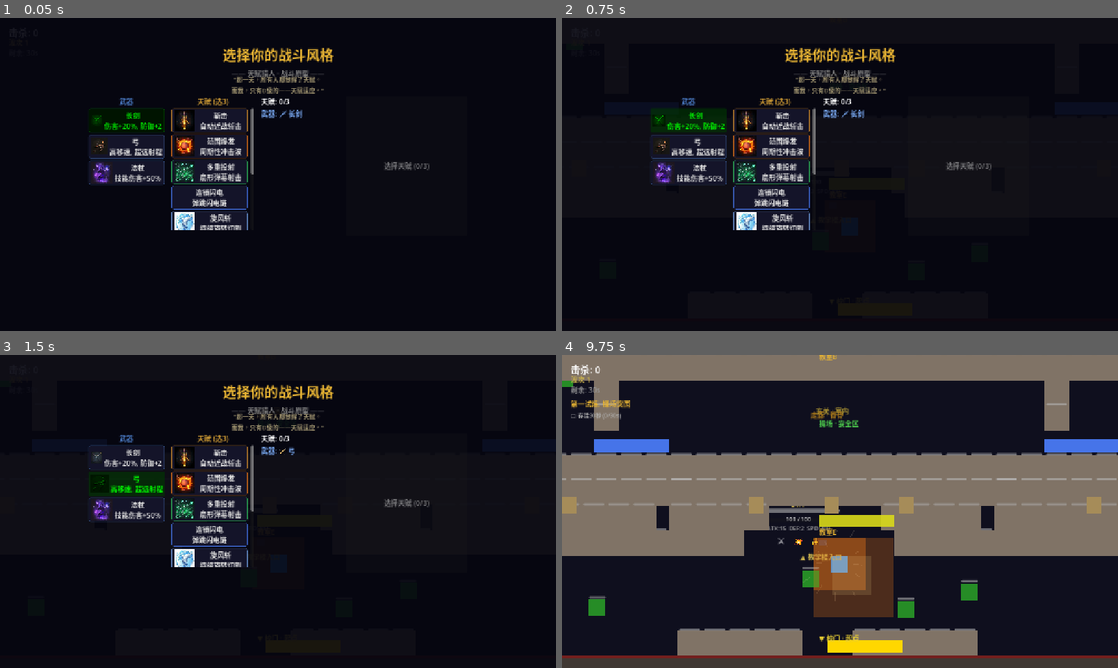
Above: before the commit, frames 1-4 (two rows, left to right).
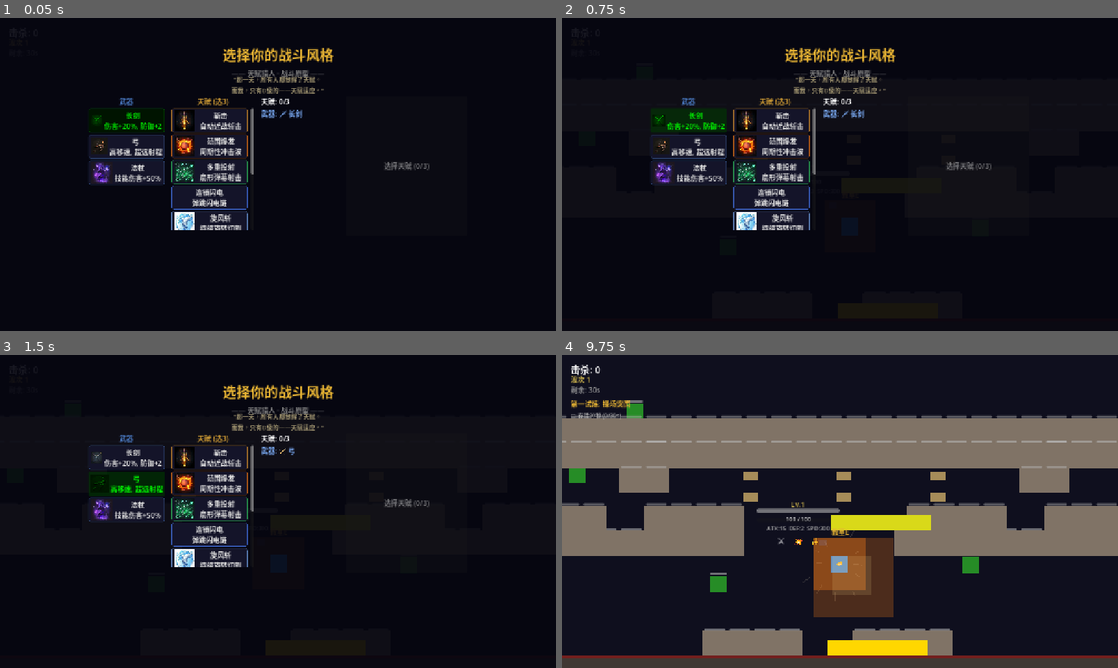
Above: after the commit, the same moments.

Repository: HenruiC/Starforge
Game: Godot game, scene res://scenes/main.tscn
The game is run twice, just before and just after one commit, with the same random seed, the same clock (stepped at 60 frames per second) and the same inputs.
Inputs:
- Up to frame 1 (0.05 s): no input
- Up to frame 2 (0.75 s): click "长剑 伤害+20%, 防御+2" at 0.5 s
- Up to frame 3 (1.5 s): click "弓 高移速, 超远射程" at 1.25 s
- Up to frame 4 (9.75 s): click "法杖 技能伤害+50%" at 2 s; click "斩击 自动近战斩击" at 2.75 s; click "范围爆发 周期性冲击波" at 3.5 s; click "多重投射 扇形弹幕射击" at 4.25 s; click "连锁闪电 弹跳闪电链" at 5 s; click "旋风斩 持续旋转切割" at 5.75 s; click "狙击 超远程高伤弹" at 6.5 s; click "冰霜新星 冻结+伤害" at 7.25 s; click "火焰路径 脚下火焰灼烧" at 8 s; click "暗影分身 分身+爆炸" at 8.75 s; click "踏入试炼" at 9.5 s

Frame 1 is identical in both runs. In frame 4, 37% of the frame differs, in the area x 0-100%, y 0-96%.

Commit message:
fix: 教室门大缺口+敌人生成避开墙壁+攻击方向跟随鼠标

Diff:
--- a/scripts/game_manager.gd
+++ b/scripts/game_manager.gd
@@ -303,15 +303,19 @@
 	enemies.add_child(e)
 
 func _random_spawn_position() -> Vector2:
-	var cam_pos := Vector2(1600, 1200)
-	if player: cam_pos = player.global_position
-	var vw := 1280.0 / 1.2; var vh := 720.0 / 1.2
-	var side := randi() % 4
-	match side:
-		0: return Vector2(randf_range(cam_pos.x - vw / 2, cam_pos.x + vw / 2), cam_pos.y - vh / 2 - spawn_margin)
-		1: return Vector2(randf_range(cam_pos.x - vw / 2, cam_pos.x + vw / 2), cam_pos.y + vh / 2 + spawn_margin)
-		2: return Vector2(cam_pos.x - vw / 2 - spawn_margin, randf_range(cam_pos.y - vh / 2, cam_pos.y + vh / 2))
-		_: return Vector2(cam_pos.x + vw / 2 + spawn_margin, randf_range(cam_pos.y - vh / 2, cam_pos.y + vh / 2))
+	# 在玩家周围500-700像素的开放区域生成(避开墙壁)
+	var center := player.global_position if player else Vector2(1600,1200)
+	for attempt in 20:
+		var angle := randf_range(0, TAU)
+		var dist := randf_range(500, 750)
+		var pos := center + Vector2(cos(angle)*dist, sin(angle)*dist)
+		# 边界检查
+		if pos.x<100 or pos.x>3100 or pos.y<100 or pos.y>2300: continue
+		# 不在教学楼墙内(教学楼: bx=6T~bx+bw=60T→288~2880, by~by+bh)
+		var bx:=6.0*48.0;var by:=2400.0-18.0*48.0;var bw:=54.0*48.0;var bh:=13.0*48.0
+		if pos.x>bx and pos.x<bx+bw and pos.y>by and pos.y<by+bh:continue
+		return pos
+	return center + Vector2(randf_range(-600,600), randf_range(-600,600))
 
 func _on_enemy_killed(_pos: Vector2, score: int) -> void:
 	if score > 0:
--- a/scripts/map_school.gd
+++ b/scripts/map_school.gd
@@ -1,150 +1,104 @@
 class_name MapSchool
 extends Node2D
 
-# 学校副本 v3 — 宫崎英高·体验叙事重设计
-# 动线: 校门→操场(安全)→教学楼→走廊(脊骨)→教室支线→体育馆Boss
-
 const T:=48; const MW:=3200; const MH:=2400
-var _w:PackedScene=preload("res://scenes/wall.tscn")
-var _b:PackedScene=preload("res://scenes/boundary.tscn")
-var _d:PackedScene=preload("res://scenes/door.tscn")
-var _dk:PackedScene=preload("res://scenes/desk.tscn")
-var _tr:PackedScene=preload("res://scenes/destructible.tscn")
+var _w:=preload("res://scenes/wall.tscn")
+var _b:=preload("res://scenes/boundary.tscn")
+var _d:=preload("res://scenes/door.tscn")
+var _dk:=preload("res://scenes/desk.tscn")
+var _tr:=preload("res://scenes/destructible.tscn")
 
 func _ready()->void:_build()
 
 func _build()->void:
-	_boundary()
-	_school_gate()
-	_playground()
-	_building()
-	_classrooms()
-	_boss_room()
-	_scatter_trees()
+	# 边界
+	_h(_b,0,0,MW,0);_h(_b,0,0,0,MH);_h(_b,0,MH,MW,MH);_h(_b,MW,0,MW,MH)
 
-# ===== 边界 =====
-func _boundary()->void:
-	_h(_b,0,0,MW,0);_h(_b,0,0,0,MH)
-	_h(_b,0,MH,MW,MH);_h(_b,MW,0,MW,MH)
+	# 校门
+	var g:=MW/2
+	_h(_w,g-5*T,MH-T,g-T,MH-T);_h(_w,g+T,MH-T,g+5*T,MH-T)
+	_door(g,MH-T,Color.GOLD)
 
-# ===== 校门(底部中央) =====
-func _school_gate()->void:
-	var g:=MW/2
-	_h(_w,g-6*T,MH-T,g-T,MH-T)
-	_h(_w,g+T,MH-T,g+6*T,MH-T)
-	_door(g,MH-T,Color.GOLD)
-	_label(g-40,MH-T-20,"▼ 校门 · 起点",Color(0.9,0.8,0.2))
-
-# ===== 操场(开阔地, 主干道无障碍)=====
-func _playground()->void:
+	# 操场树(不挡路)
 	for i in 8:
 		var x:=randf_range(6*T,MW-6*T);var y:=randf_range(MH-14*T,MH-3*T)
-		if abs(x-MW/2)<5*T:continue  # 主干道
+		if abs(x-MW/2)<4*T:continue
 		_tree(x,y)
-	_label(MW/2-40,MH-10*T,"操场 · 安全区",Color(0.3,0.8,0.3))
 
-# ===== 教学楼主体 =====
-func _building()->void:
-	var bx:=8*T;var by:=MH-16*T;var bw:=50*T;var bh:=11*T
+	# 教学楼(扩大)
+	var bx:=6*T;var by:=MH-18*T;var bw:=54*T;var bh:=13*T
 
-	# 外墙(三面, 下方开门)
-	_h(_w,bx,by,bx+bw,by)          # 上
-	_h(_w,bx,by,bx,by+bh)          # 左
-	_h(_w,bx+bw,by,bx+bw,by+bh)    # 右
-	# 下墙(留大门)
+	# 外墙(上方+左右, 下方留门)
+	_h(_w,bx,by,bx+bw,by)
+	_h(_w,bx,by,bx,by+bh)
+	_h(_w,bx+bw,by,bx+bw,by+bh)
 	_h(_w,bx,by+bh,bx+bw/2-3*T,by+bh)
 	_h(_w,bx+bw/2+3*T,by+bh,bx+bw,by+bh)
+	_door(bx+bw/2,by+bh,Color(0.3,0.5,1.0))
 
-	_door(bx+bw/2,by+bh,Color(0.3,0.5,1.0,0.9))
-	_label(bx+bw/2-60,by+bh+16,"▲ 教学楼入口",Color(0.8,0.7,0.3))
+	# 走廊(教学楼中间)
+	var cy:=by+bh/2
+	_h(_w,bx+4*T,cy-2*T,bx+bw-4*T,cy-2*T)
+	_h(_w,bx+4*T,cy+2*T,bx+bw-4*T,cy+2*T)
 
-	# 玄关区(教学楼内前半)
-	var ox:=bx+16*T;var ow:=18*T
-	_h(_w,ox,by,ox,by+bh-4*T)
-	_h(_w,ox+ow,by,ox+ow,by+bh-4*T)
-	_door(ox,by+bh-4*T,Color(0.3,0.5,1.0,0.9))
-	_door(ox+ow,by+bh-4*T,Color(0.3,0.5,1.0,0.9))
-	_label(bx+bw/2-30,by+bh/2,"玄关 · 室内",Color(0.7,0.6,0.2))
+	# 走廊入口
+	_door(bx+12*T,cy,Color(0.2,0.8,0.2))
+	_door(bx+bw-12*T,cy,Color(0.2,0.8,0.2))
 
-	# 走廊(教学楼内后半, 水平)
-	var cy:=by+6*T
-	_h(_w,bx+4*T,cy-2*T,bx+bw-4*T,cy-2*T)  # 走廊上墙
-	_h(_w,bx+4*T,cy+2*T,bx+bw-4*T,cy+2*T)  # 走廊下墙
+	# 6间大教室(上3下3)
+	_room(bx+4*T, by+T,    bx+19*T, cy-3*T, "教室A")
+	_room(bx+20*T,by+T,    bx+35*T, cy-3*T, "教室B")
+	_room(bx+36*T,by+T,    bx+bw-4*T,cy-3*T, "教室C")
+	_room(bx+4*T,  cy+3*T,  bx+19*T, by+bh-T, "教室D")
+	_room(bx+20*T, cy+3*T,  bx+35*T, by+bh-T, "教室E")
+	_room(bx+36*T, cy+3*T,  bx+bw-4*T,by+bh-T, "教室F")
 
-	# 走廊两端门
-	_door(bx+11*T,cy,Color(0.2,0.8,0.2,0.9))
-	_door(bx+bw-11*T,cy,Color(0.2,0.8,0.2,0.9))
-	_label(bx+bw/2-40,cy-16,"走廊 · 脊骨",Color(0.7,0.5,0.1))
+	# Boss间
+	var bbx:=bx+8*T;var bby:=by-3*T
+	_h(_w,bbx,bby,bbx+38*T,bby)
+	_h(_w,bbx,bby,bbx,bby+4*T)
+	_h(_w,bbx+38*T,bby,bbx+38*T,bby+4*T)
+	_h(_w,bbx+4*T,bby+4*T,bbx+38*T-4*T,bby+4*T)
+	_door(bbx+19*T,bby+4*T,Color(1.0,0.15,0.05))
 
-# ===== 6间教室(走廊上下各3间) =====
-func _classrooms()->void:
-	var bx:=8*T;var by:=MH-16*T;var bw:=50*T;var bh:=11*T;var cy:=by+6*T
-	# 上排
-	_room(bx+4*T, by+T,  bx+18*T, cy-3*T,"教室A")
-	_room(bx+19*T,by+T,  bx+31*T, cy-3*T,"教室B")
-	_room(bx+32*T,by+T,  bx+bw-4*T,cy-3*T,"教室C")
-	# 下排
-	_room(bx+4*T,  cy+3*T,bx+18*T, by+bh-T,"教室D")
-	_room(bx+19*T, cy+3*T,bx+31*T, by+bh-T,"教室E")
-	_room(bx+32*T, cy+3*T,bx+bw-4*T,by+bh-T,"教室F")
+	# 散落树
+	for i in 6:
+		_tree(randf_range(bx+2*T,bx+bw-2*T),randf_range(by+bh+T,MH-2*T))
 
-# ===== Boss间(教学楼正上方) =====
-func _boss_room()->void:
-	var bx:=8*T;var bw:=50*T;var by:=MH-16*T
-	var bbx:=bx+8*T;var bby:=by-3*T;var bbw:=34*T;var bbh:=4*T
-	_h(_w,bbx,bby,bbx+bbw,bby)
-	_h(_w,bbx,bby,bbx,bby+bbh)
-	_h(_w,bbx+bbw,bby,bbx+bbw,bby+bbh)
-	_h(_w,bbx+4*T,bby+bbh,bbx+bbw-4*T,bby+bbh)
-	_door(bbx+bbw/2,bby+bbh,Color(1.0,0.15,0.05,0.9))
-	_label(bbx+bbw/2-90,bby-24,"⚠ Boss间 · 体育馆",Color(1.0,0.15,0.05))
-
-# ===== 散落树 =====
-func _scatter_trees()->void:
-	var bx:=8*T;var by:=MH-16*T;var bw:=50*T;var bh:=11*T
-	for i in 8:
-		_tree(randf_range(bx+2*T,bx+bw-2*T),randf_range(by+bh+T,MH-2*T))
-		_tree(randf_range(bx-T,bx),randf_range(by,by+bh))
-		_tree(randf_range(bx+bw,bx+bw+T),randf_range(by,by+bh))
-
-# ===== 工具函数 =====
+# ===== 工具 =====
 func _h(p:PackedScene,x1:float,y1:float,x2:float,y2:float)->void:
 	var dist:=Vector2(x2-x1,y2-y1).length()
 	var dir:=Vector2(x2-x1,y2-y1).normalized()
-	var pos:=Vector2(x1,y1);var done:=0.0
-	while done<dist-1:
-		var o:=p.instantiate();o.global_position=pos
-		add_child(o);pos+=dir*T;done+=T
+	var pos:=Vector2(x1,y1);var d:=0.0
+	while d+T<=dist+1:
+		var o:=p.instantiate();o.global_position=pos;add_child(o)
+		pos+=dir*T;d+=T
 
 func _door(x:float,y:float,c:Color)->void:
 	var d:=_d.instantiate();d.global_position=Vector2(x,y);add_child(d)
 	var sp:=d.get_node_or_null("Sprite")as ColorRect
-	if sp:sp.color=c;sp.scale=Vector2(3.0,2.0)
+	if sp:sp.color=c;sp.scale=Vector2(4.0,2.5)
 
 func _tree(x:float,y:float)->void:
-	var t:=_tr.instantiate()
-	t.object_name="树";t.max_health=20;t.drop_xp=15
-	t.object_color=Color(0.15,0.55,0.15,1.0)
-	t.global_position=Vector2(x,y);add_child(t)
+	var t:=_tr.instantiate();t.object_name="树";t.max_health=20;t.drop_xp=15
+	t.object_color=Color(0.15,0.55,0.15,1.0);t.global_position=Vector2(x,y);add_child(t)
 
 func _room(x1:float,y1:float,x2:float,y2:float,nm:String)->void:
+	# 上墙+左墙+右墙
 	_h(_w,x1,y1,x2,y1);_h(_w,x1,y1,x1,y2);_h(_w,x2,y1,x2,y2)
-	# 下墙留5格门洞
-	var mx:=(x1+x2)/2
-	_h(_w,x1,y2,mx-int(2.5*T),y2)
-	_h(_w,mx+int(2.5*T),y2,x2,y2)
-	_door(mx,y2,Color(0.85,0.85,0.1,0.9))
+	# 下墙: 左边段 + 大缺口 + 右边段
+	var mx:=(x1+x2)/2;var gap:=int(3.0*T)
+	_h(_w,x1,y2,mx-gap,y2)
+	_h(_w,mx+gap,y2,x2,y2)
+	_door(mx,y2,Color(0.85,0.85,0.1))
 	_label(mx-24,y2+16,nm,Color(0.9,0.7,0.2))
-	# 课桌(3x2)
-	for c in 3:
-		for r in 2:
-			var dk:=_dk.instantiate()
-			dk.global_position=Vector2(x1+(x2-x1)/4.0*float(c+1),y1+(y2-y1)/3.0*float(r+1))
-			add_child(dk)
+	# 课桌
+	for c in 3:for r in 2:
+		var dk:=_dk.instantiate()
+		dk.global_position=Vector2(x1+(x2-x1)/4.0*float(c+1),y1+(y2-y1)/3.0*float(r+1))
+		add_child(dk)
 
 func _label(x:float,y:float,t:String,c:Color)->void:
-	var l:=Label.new();l.text=t
-	l.add_theme_font_size_override("font_size",13)
-	l.add_theme_color_override("font_color",c)
-	l.position=Vector2(x,y);l.size=Vector2(180,18)
+	var l:=Label.new();l.text=t;l.add_theme_font_size_override("font_size",13)
+	l.add_theme_color_override("font_color",c);l.position=Vector2(x,y);l.size=Vector2(180,18)
 	add_child(l)
--- a/scripts/player.gd
+++ b/scripts/player.gd
@@ -41,6 +41,7 @@
 var _health: int
 var _contact_timer: float = 0.0
 var _is_dead: bool = false
+var _aim_direction: Vector2 = Vector2.RIGHT
 
 signal level_up_available(count: int)
 signal preset_chosen(preset: String)
@@ -69,9 +70,13 @@
 	if _is_dead: return
 	if GameState.current_state != GameState.State.PLAYING and GameState.current_state != GameState.State.CHAR_SELECT: return
 
+	# 移动(WASD)
 	var direction := Input.get_vector("move_left", "move_right", "move_up", "move_down")
 	velocity = direction * move_speed
 	move_and_slide()
+
+	# 更新攻击方向(鼠标)
+	_aim_direction = (get_global_mouse_position() - global_position).normalized()
 
 	# 接触伤害
 	_contact_timer += delta
--- a/scripts/skills/skill_multi_shot.gd
+++ b/scripts/skills/skill_multi_shot.gd
@@ -8,9 +8,8 @@
 var _projectile_scene: PackedScene = preload("res://scenes/player_projectile.tscn")
 
 func execute() -> void:
-	var nearest := _find_nearest_enemy()
-	if nearest == null: return
-	var base_angle := player.global_position.direction_to(nearest.global_position).angle()
+	var aim_dir: Vector2 = player.get("_aim_direction") if "_aim_direction" in player else Vector2.RIGHT
+	var base_angle := aim_dir.angle()
 	var spread := deg_to_rad(spread_angle)
 	for i in projectile_count:
 		var offset: float = 0.0
--- a/scripts/skills/skill_slash.gd
+++ b/scripts/skills/skill_slash.gd
@@ -6,26 +6,33 @@
 var _target: CharacterBody2D = null
 
 func can_execute() -> bool:
-	if player == null: return false
-	_find_target()
-	return _target != null
+	return player != null  # 鼠标方向攻击, 总是可用
 
 func execute() -> void:
-	if _target == null or not is_instance_valid(_target): return
+	if player == null: return
+	var aim_dir: Vector2 = player.get("_aim_direction") if "_aim_direction" in player else Vector2.RIGHT
+	# 在攻击方向上查找敌人
+	var hit_enemy: Node2D = null
+	var min_dist: float = INF
+	if attack_area != null:
+		for body in attack_area.get_overlapping_bodies():
+			if body.is_in_group("enemy") and not body.is_dead:
+				var to_body := body.global_position - player.global_position
+				# 检查是否在攻击方向±45度内
+				if aim_dir.dot(to_body.normalized()) > 0.7:
+					var d := to_body.length_squared()
+					if d < min_dist: min_dist = d; hit_enemy = body
 
-	# 安全检查：确保目标还活着且可以受伤
-	var dead: bool = _target.get("is_dead") if _target.get("is_dead") != null else false
-	if dead: return
-	if not _target.has_method("take_damage"): return
-
-	_target.take_damage(damage)
-	_spawn_slash_vfx()
-
-	var dist: float = player.global_position.distance_to(_target.global_position)
-	if dist < 50:  # 近距离斩击额外顿帧
-		CombatFeedback.big_hit_stop()
+	if hit_enemy and hit_enemy.has_method("take_damage"):
+		hit_enemy.take_damage(damage)
+		_spawn_slash_vfx_dir(aim_dir, hit_enemy.global_position)
+		if player.global_position.distance_to(hit_enemy.global_position) < 50:
+			CombatFeedback.big_hit_stop()
+		else:
+			CombatFeedback.hit_stop()
 	else:
-		CombatFeedback.hit_stop()
+		# 空挥也有特效
+		_spawn_slash_vfx_dir(aim_dir, player.global_position + aim_dir * 80)
 
 func _find_target() -> void:
 	if attack_area == null: return
@@ -38,11 +45,9 @@
 			var d := player.global_position.distance_squared_to(b.global_position)
 			if d < min_d: min_d = d; _target = b
 
-func _spawn_slash_vfx() -> void:
-	if _target == null or not is_instance_valid(_target): return
-	var to_target := _target.global_position - player.global_position
-	var mid := player.global_position + to_target * 0.5
-	var angle := to_target.angle(); var dist := to_target.length()
+func _spawn_slash_vfx_dir(dir: Vector2, hit_pos: Vector2) -> void:
+	var mid := player.global_position + dir * 60
+	var angle := dir.angle(); var dist := player.global_position.distance_to(hit_pos)
 
 	var colors := [Color(1.0, 0.95, 0.6), Color(1.0, 0.7, 0.2), Color(1.0, 0.5, 0.1)]
 	var offs := [0.0, -10.0, 10.0]
@@ -56,30 +61,3 @@
 		t.tween_property(slash, "scale", Vector2(s, 0.5), 0.12)
 		t.tween_property(slash, "modulate:a", 0.0, 0.12)
 		t.chain().tween_callback(slash.queue_free)
-
-	# 目标身上命中闪光
-	if _target and is_instance_valid(_target):
-		var flash := _create_effect_rect(Color.WHITE, Vector2(30, 30), _target.global_position, 15)
-		var ft := create_tween().set_parallel(true)
-		ft.tween_property(flash, "scale", Vector2(1.8, 1.8), 0.08)
-		ft.tween_property(flash, "modulate:a", 0.0, 0.1)
-		ft.chain().tween_callback(flash.queue_free)
-
-	# 残影 — 小岛要求：斩击线消失后留0.1秒白色轨迹
-	_spawn_afterimages(mid, angle, dist, colors, offs)
-
-func _spawn_afterimages(mid: Vector2, angle: float, dist: float, colors: Array, offs: Array) -> void:
-	# 等待0.12秒（斩击线消失后）再生成残影
-	var t := create_tween()
-	t.tween_interval(0.1)
-	t.tween_callback(func():
-		if effect_parent == null: return
-		for i in 3:
-			var ghost := _create_effect_rect(Color.WHITE, Vector2(20, 3), mid, 8)
-			ghost.rotation = angle + [0.0, -0.25, 0.25][i]
-			ghost.scale = Vector2(maxf(dist / 8.0, 1.0) * 0.6, 0.3)
-			ghost.modulate.a = 0.3
-			var gt := create_tween()
-			gt.tween_property(ghost, "modulate:a", 0.0, 0.15)
-			gt.tween_callback(ghost.queue_free)
-	)
--- a/scripts/skills/skill_snipe.gd
+++ b/scripts/skills/skill_snipe.gd
@@ -7,12 +7,10 @@
 var _projectile_scene: PackedScene = preload("res://scenes/player_projectile.tscn")
 
 func can_execute() -> bool:
-	return _find_nearest_enemy() != null
+	return player != null
 
 func execute() -> void:
-	var target := _find_nearest_enemy()
-	if target == null: return
-	var dir := player.global_position.direction_to(target.global_position)
+	var dir: Vector2 = player.get("_aim_direction") if "_aim_direction" in player else Vector2.RIGHT
 	var p := _projectile_scene.instantiate()
 	p.setup(dir, projectile_speed, damage)
 	p.global_position = player.global_position
